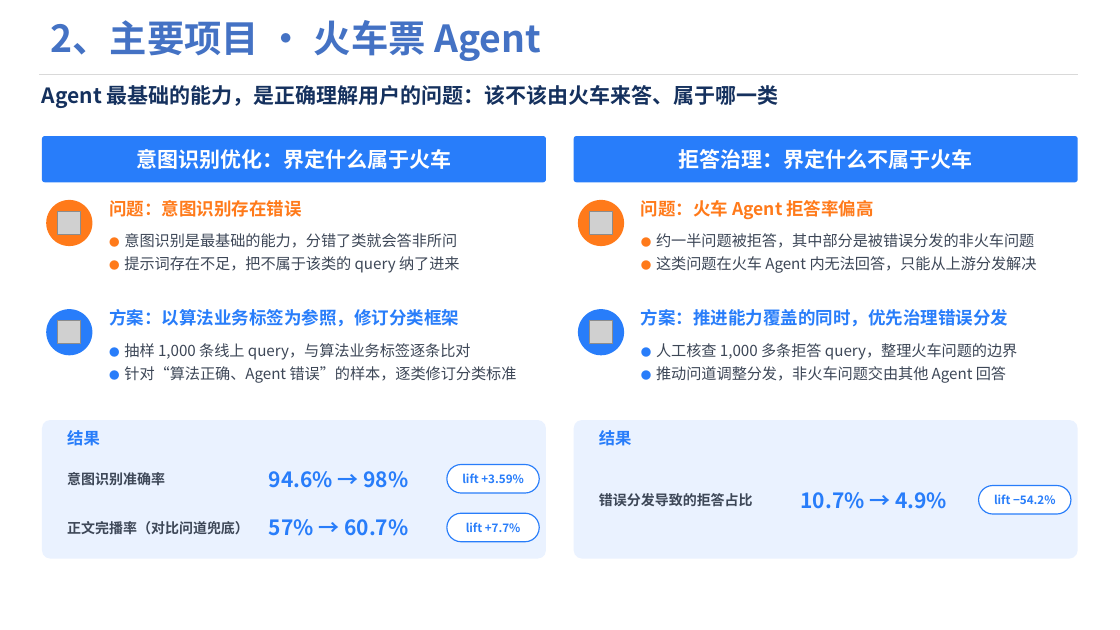
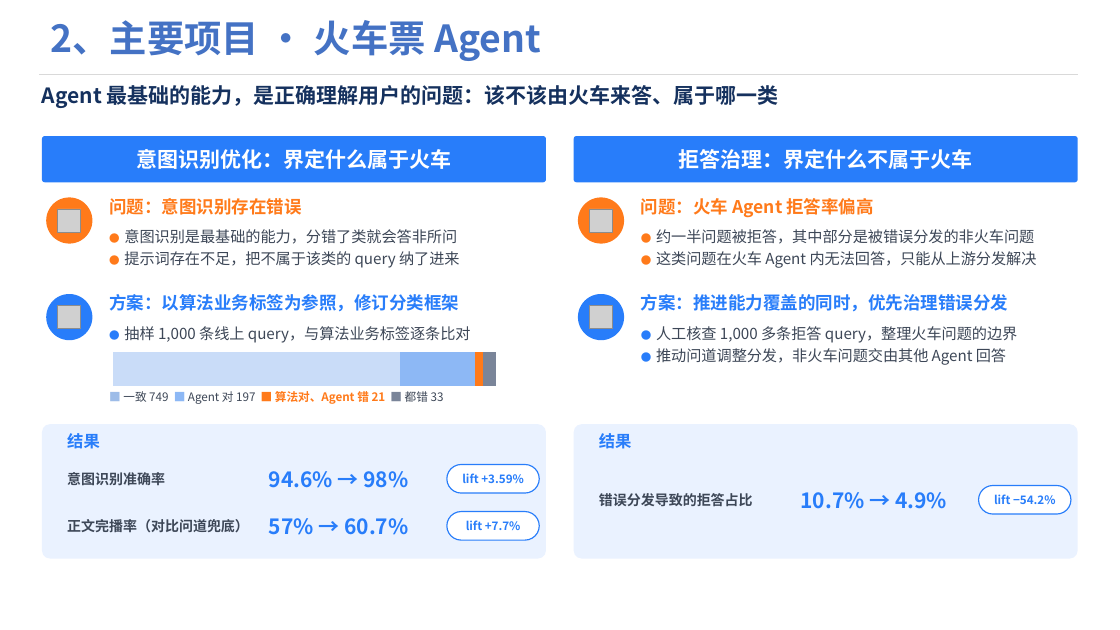
Before and after one commit to Wennie006/AI-myself, a slide deck: slide 1 of 火车票Agent页.pptx. Drawn at 1120x630 pixels with LibreOffice and Linux fonts; fonts in the diff are those of the drawing; grey boxes stand for pictures; background and template pictures are left out. Boxes give left, top, right and bottom in pixels: in the first picture for what was removed or moved away, otherwise in the second. Text is boxed around its words. In the diff, an @@ line names an element or a change of style, - is before the commit and + after.

```diff
--- a/火车票Agent页.pptx
+++ b/火车票Agent页.pptx
@@ text at (x1=124, y1=251, x2=460, y2=268): less space between paragraphs @@
@@ text at (x1=656, y1=251, x2=1037, y2=268): less space between paragraphs @@
@@ 2 pictures, 2 texts, 2 ellipses moved together from (x1=46, y1=309, x2=1008, y2=355) to (x1=46, y1=294, x2=1008, y2=340) @@
@@ text "● 抽样 1,000 条线上 query，与算法业务标签逐条比对" moved from (x1=124, y1=343, x2=517, y2=383) to (x1=124, y1=326, x2=471, y2=343) @@
@@ text "● 人工核查 1,000 多条拒答 query，整理火车问题的边界" moved from (x1=656, y1=343, x2=1017, y2=383) to (x1=656, y1=326, x2=1017, y2=365) @@
@@ bar stacked chart added at (x1=105, y1=351, x2=504, y2=386) @@
+categories: 1
+Series 1: 100
+Series 2: 26
+Series 3: 3
+Series 4: 4
@@ text at (x1=656, y1=348, x2=1006, y2=365): less space between paragraphs @@
@@ text added at (x1=123, y1=389, x2=444, y2=405), 10 pt, text #3D4757 @@
+■ 一致 749 ■ Agent 对 197 ■ 算法对、Agent 错 21 ■ 都错 33
@@ text at (x1=124, y1=366, x2=517, y2=383): paragraph removed @@
-● 针对“算法正确、Agent 错误”的样本，逐类修订分类标准
@@ rounded rectangle resized from (x1=42, y1=420, x2=546, y2=559) to (x1=42, y1=424, x2=546, y2=559) @@
@@ rounded rectangle resized from (x1=574, y1=420, x2=1078, y2=559) to (x1=574, y1=424, x2=1078, y2=559) @@
```
Also in this commit, not shown: 1 other file.
